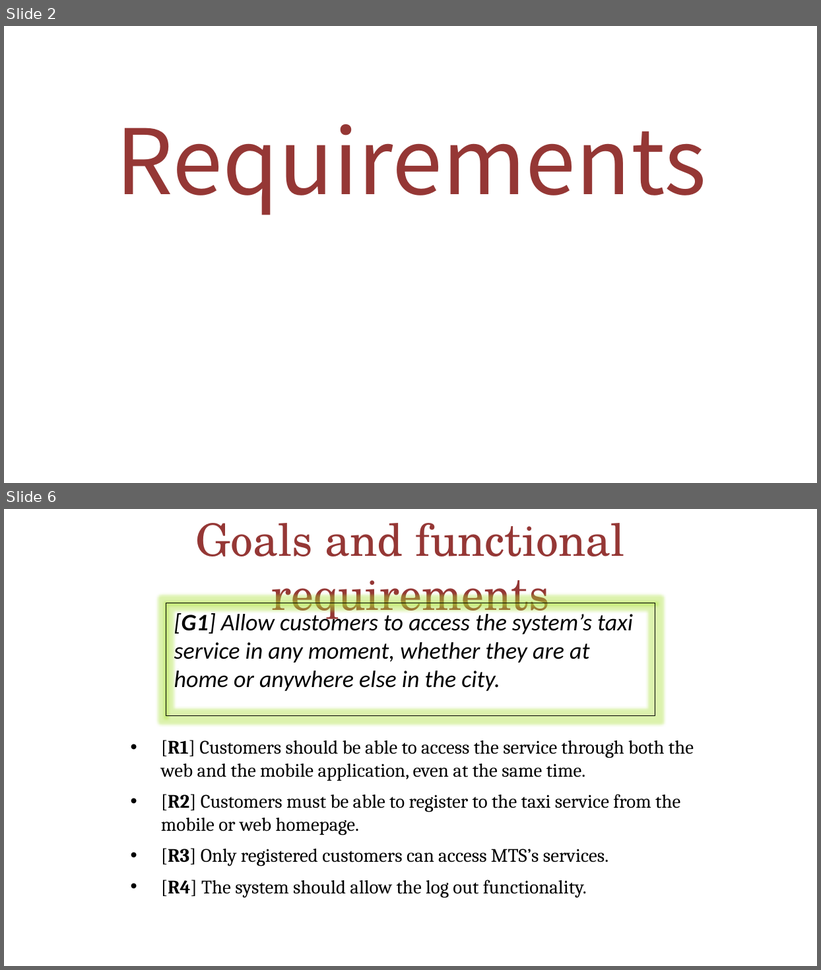
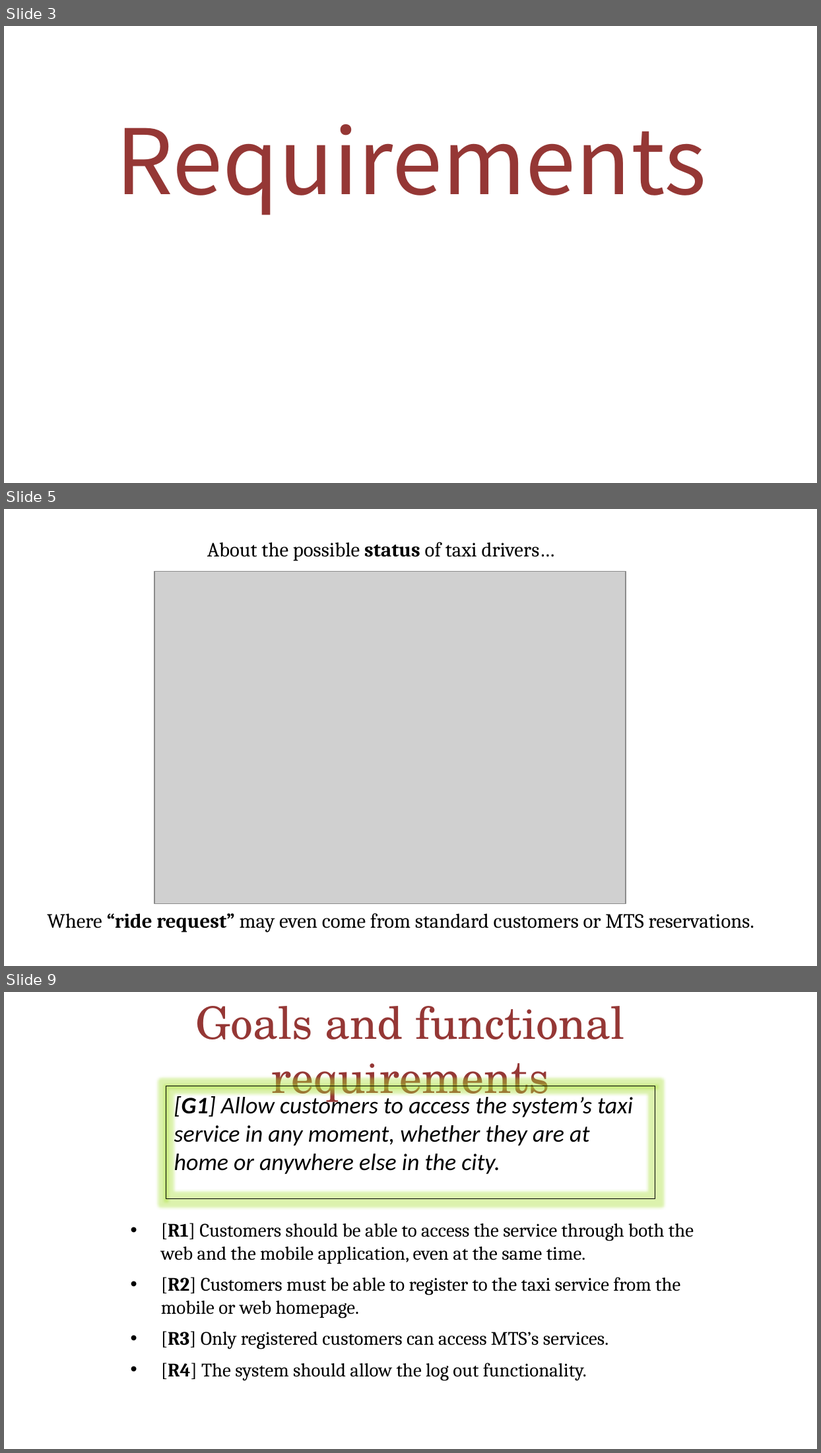
Before and after one commit to MarcoRomani/myTaxyService-SE2-PozziRomani, a slide deck: OtherStuff/FINAL PRESENTATION/MyTaxiService.pptx. Shown one above the other, each under a label of ours: slides 2 and 6 before the commit, slides 3, 5 and 9 after it; the slides between them are not shown. The pictures are 821x970 and 821x1453 pixels, drawn with LibreOffice and Linux fonts; fonts in the diff are those of the drawing; grey boxes stand for pictures. Boxes give left, top, right and bottom in pixels: in the first picture for what was removed or moved away, otherwise in the second. Text is boxed around its words. In the diff, an @@ line names an element or a change of style, - is before the commit and + after.

```diff
--- a/OtherStuff/FINAL PRESENTATION/MyTaxiService.pptx
+++ b/OtherStuff/FINAL PRESENTATION/MyTaxiService.pptx
@@ slide 5 added at (x1=4, y1=509, x2=817, y2=966), background #FFFFFF @@
@@ text added at (x1=207, y1=542, x2=555, y2=561), 18 pt, text #000000 @@
+About the possible status of taxi drivers…
@@ picture added at (x1=154, y1=572, x2=626, y2=904) @@
@@ text added at (x1=47, y1=914, x2=754, y2=933), 18 pt, text #000000 @@
+Where “ride request” may even come from standard customers or MTS reservations.
@@ what was slide 2 is now slide 3 @@
@@ what was slide 6 is now slide 9 @@
```
Also in this commit, not shown: 6 slides changed, 5 other slides added, 2 other files.
